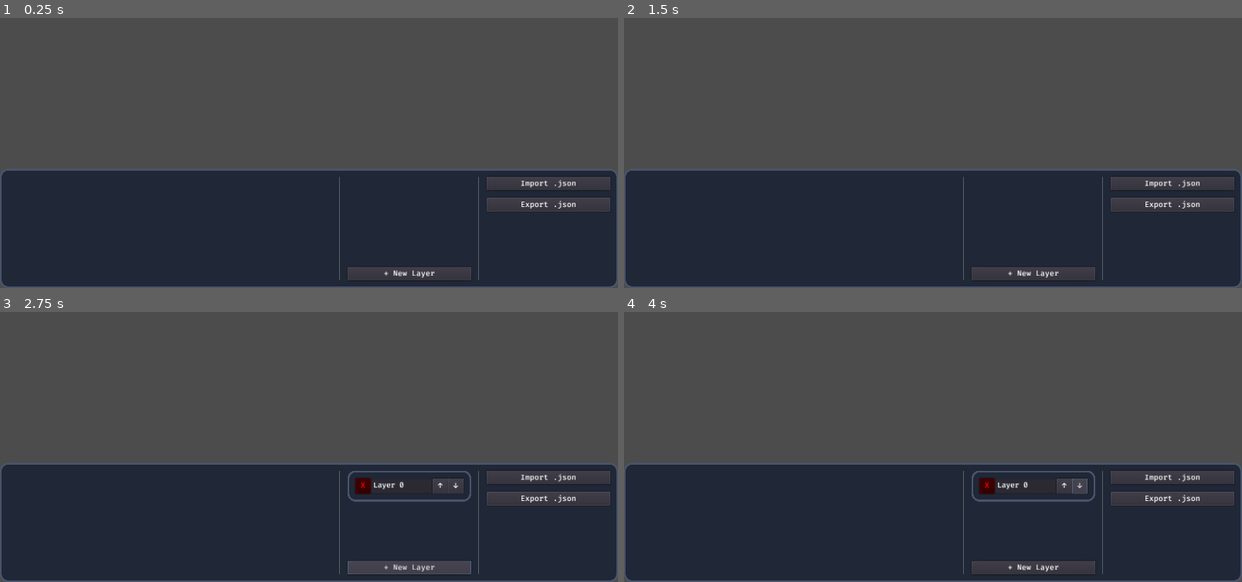
Above: before the commit, frames 1-4 (two rows, left to right).
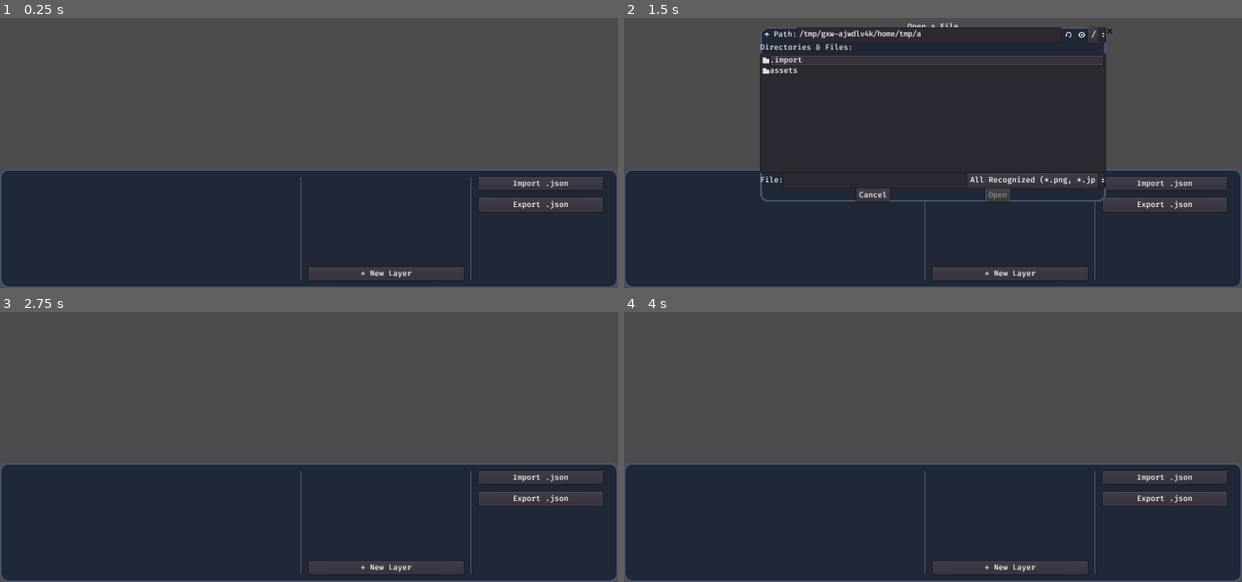
Above: after the commit, the same moments.

Repository: arcaneenergy/tilemap-level-editor
Game: Godot game, scene res://node.tscn
Two runs of this game, one before a commit and one after it. Both use one fixed random seed, a clock stepped at 60 frames per second and the inputs below.
Inputs (mouse positions are in pixels of both pictures, inside the frame that each line leads up to):
- Up to frame 1 (0.25 s): no input
- Up to frame 2 (1.5 s): click "+ New Layer" at 0.5 s; click (988, 190) at 1.25 s, where only the run before the commit has a clickable "X"
- Up to frame 3 (2.75 s): click "+ New Layer" at 2 s
- Up to frame 4 (4 s): click (1062, 484) at 2.75 s, where only the run before the commit has a clickable "↑"; click (1081, 484) at 3.5 s, where only the run before the commit has a clickable "↓"

The runs differ from the first frame. In frame 1, 1.1% of the frame differs, in the area x 48-99%, y 58-98%; in frame 2, 32%, in the area x 22-99%, y 1-98%; in frame 3, 1.9%; in frame 4, 1.8%.

Commit message:
GUI changes

Diff:
--- a/layer.tscn
+++ b/layer.tscn
@@ -4,11 +4,20 @@
 margin_right = 256.0
 margin_bottom = 64.0
 rect_min_size = Vector2( 0, 64 )
+input_pass_on_modal_close_click = false
 size_flags_horizontal = 3
+
+[node name="LabelIndex" type="Label" parent="."]
+margin_left = 4.0
+margin_top = 4.0
+margin_right = 45.0
+margin_bottom = 18.0
+input_pass_on_modal_close_click = false
 
 [node name="MarginContainer" type="MarginContainer" parent="."]
 anchor_right = 1.0
 anchor_bottom = 1.0
+input_pass_on_modal_close_click = false
 custom_constants/margin_right = 16
 custom_constants/margin_top = 16
 custom_constants/margin_left = 16
@@ -19,31 +28,50 @@
 margin_top = 16.0
 margin_right = 240.0
 margin_bottom = 48.0
+input_pass_on_modal_close_click = false
 
-[node name="ButtonDelete" type="Button" parent="MarginContainer/HBoxContainer"]
-self_modulate = Color( 1, 0, 0, 1 )
+[node name="CheckBox" type="CheckBox" parent="MarginContainer/HBoxContainer"]
 margin_right = 32.0
 margin_bottom = 32.0
-rect_min_size = Vector2( 32, 32 )
-text = "X"
+rect_min_size = Vector2( 32, 0 )
+focus_mode = 0
+input_pass_on_modal_close_click = false
 
 [node name="Name" type="LineEdit" parent="MarginContainer/HBoxContainer"]
 margin_left = 36.0
+margin_right = 116.0
+margin_bottom = 32.0
+focus_mode = 1
+input_pass_on_modal_close_click = false
+size_flags_horizontal = 3
+size_flags_vertical = 3
+caret_blink = true
+caret_blink_speed = 0.5
+
+[node name="ButtonUp" type="Button" parent="MarginContainer/HBoxContainer"]
+margin_left = 120.0
 margin_right = 152.0
 margin_bottom = 32.0
-size_flags_horizontal = 3
-size_flags_vertical = 3
+rect_min_size = Vector2( 32, 32 )
+focus_mode = 0
+input_pass_on_modal_close_click = false
+text = "↑"
 
-[node name="ButtonUp" type="Button" parent="MarginContainer/HBoxContainer"]
+[node name="ButtonDown" type="Button" parent="MarginContainer/HBoxContainer"]
 margin_left = 156.0
 margin_right = 188.0
 margin_bottom = 32.0
 rect_min_size = Vector2( 32, 32 )
-text = "↑"
+focus_mode = 0
+input_pass_on_modal_close_click = false
+text = "↓"
 
-[node name="ButtonDown" type="Button" parent="MarginContainer/HBoxContainer"]
+[node name="ButtonDelete" type="Button" parent="MarginContainer/HBoxContainer"]
+self_modulate = Color( 1, 0, 0, 1 )
 margin_left = 192.0
 margin_right = 224.0
 margin_bottom = 32.0
 rect_min_size = Vector2( 32, 32 )
-text = "↓"
+focus_mode = 0
+input_pass_on_modal_close_click = false
+text = "X"
--- a/node.gd
+++ b/node.gd
@@ -7,6 +7,7 @@
 onready var _layer_container: Control = $"%Layers"
 onready var _fd_import: FileDialog = $"%FileDialogImportJson"
 onready var _fd_export: FileDialog = $"%FileDialogExportJson"
+onready var _fd_new_layer: FileDialog = $"%FileDialogNewLayer"
 
 var _initial_drag_pos: Vector2
 var _layers := []
@@ -52,24 +53,33 @@
 		_camera.zoom += Vector2.ONE * 0.01
 
 func _on_ButtonNewLayer_pressed() -> void:
-	var layer := preload("res://layer.tscn").instance()
-	layer.get_node("MarginContainer/HBoxContainer/ButtonDelete").connect("pressed", self, "_on_Layer_deleted", [layer])
-	layer.get_node("MarginContainer/HBoxContainer/Name").text = "Layer %d" % _layer_container.get_child_count()
-	layer.get_node("MarginContainer/HBoxContainer/ButtonUp").connect("pressed", self, "_on_Layer_moved_up", [layer])
-	layer.get_node("MarginContainer/HBoxContainer/ButtonDown").connect("pressed", self, "_on_Layer_moved_down", [layer])
-	_layer_container.add_child(layer)
+	_fd_new_layer.popup()
+
+func _on_Layer_toggled(layer: Control) -> void:
+	pass
+
+func _on_Layer_moved_up(layer: Control) -> void:
+	if layer.get_index() - 1 >= 0:
+		_layer_container.move_child(layer, layer.get_index() - 1)
+
+	_update_layers()
+
+func _on_Layer_moved_down(layer: Control) -> void:
+	if layer.get_index() + 1 < _layer_container.get_child_count():
+		_layer_container.move_child(layer, layer.get_index() + 1)
+
+	_update_layers()
+
+func _update_layers() -> void:
+	var i := 1
+	for l in _layer_container.get_children():
+		l.get_node("LabelIndex").text = "#%d" % i
+		i += 1
 
 func _on_Layer_deleted(layer: Control) -> void:
 	_layer_container.remove_child(layer)
 	layer.queue_free()
-
-func _on_Layer_moved_up(layer: Control) -> void:
-	if layer.get_index() - 1 > 0:
-		_layer_container.move_child(layer, layer.get_index() - 1)
-
-func _on_Layer_moved_down(layer: Control) -> void:
-	if layer.get_index() + 1 < _layer_container.get_child_count():
-		_layer_container.move_child(layer, layer.get_index() + 1)
+	_update_layers()
 
 func _on_ButtonImport_pressed() -> void:
 	_fd_import.popup()
@@ -82,3 +92,13 @@
 
 func _on_FileDialogExportJson_file_selected(path: String) -> void:
 	pass
+
+func _on_FileDialogNewLayer_file_selected(path: String) -> void:
+	var layer := preload("res://layer.tscn").instance()
+	layer.get_node("MarginContainer/HBoxContainer/CheckBox").connect("toggled", self, "_on_Layer_toggled", [layer])
+	layer.get_node("MarginContainer/HBoxContainer/Name").text = "Layer %d" % _layer_container.get_child_count()
+	layer.get_node("MarginContainer/HBoxContainer/ButtonUp").connect("pressed", self, "_on_Layer_moved_up", [layer])
+	layer.get_node("MarginContainer/HBoxContainer/ButtonDown").connect("pressed", self, "_on_Layer_moved_down", [layer])
+	layer.get_node("MarginContainer/HBoxContainer/ButtonDelete").connect("pressed", self, "_on_Layer_deleted", [layer])
+	_layer_container.add_child(layer)
+	_update_layers()
--- a/node.tscn
+++ b/node.tscn
@@ -491,6 +491,7 @@
 [node name="Control" type="Control" parent="CanvasLayer"]
 anchor_right = 1.0
 anchor_bottom = 1.0
+input_pass_on_modal_close_click = false
 theme = SubResource( 3 )
 
 [node name="Panel" type="Panel" parent="CanvasLayer/Control"]
@@ -498,10 +499,12 @@
 anchor_right = 1.0
 anchor_bottom = 1.0
 margin_top = -247.0
+input_pass_on_modal_close_click = false
 
 [node name="MarginContainer" type="MarginContainer" parent="CanvasLayer/Control/Panel"]
 anchor_right = 1.0
 anchor_bottom = 1.0
+input_pass_on_modal_close_click = false
 custom_constants/margin_right = 16
 custom_constants/margin_top = 16
 custom_constants/margin_left = 16
@@ -512,71 +515,92 @@
 margin_top = 16.0
 margin_right = 1264.0
 margin_bottom = 231.0
+input_pass_on_modal_close_click = false
 custom_constants/separation = 16
 
 [node name="ScrollContainer" type="ScrollContainer" parent="CanvasLayer/Control/Panel/MarginContainer/HBoxContainer"]
-margin_right = 672.0
+margin_right = 592.0
 margin_bottom = 215.0
+input_pass_on_modal_close_click = false
 size_flags_horizontal = 3
 
 [node name="TilesetContainer" type="HFlowContainer" parent="CanvasLayer/Control/Panel/MarginContainer/HBoxContainer/ScrollContainer"]
 unique_name_in_owner = true
-margin_right = 672.0
+margin_right = 592.0
+input_pass_on_modal_close_click = false
 size_flags_horizontal = 3
 custom_constants/vseparation = 16
 custom_constants/hseparation = 16
 
 [node name="VSeparator" type="VSeparator" parent="CanvasLayer/Control/Panel/MarginContainer/HBoxContainer"]
-margin_left = 688.0
-margin_right = 688.0
+margin_left = 608.0
+margin_right = 608.0
 margin_bottom = 215.0
+input_pass_on_modal_close_click = false
 
 [node name="VBoxContainer3" type="VBoxContainer" parent="CanvasLayer/Control/Panel/MarginContainer/HBoxContainer"]
-margin_left = 704.0
+margin_left = 624.0
+margin_right = 944.0
+margin_bottom = 215.0
+rect_min_size = Vector2( 320, 0 )
+input_pass_on_modal_close_click = false
+custom_constants/separation = 16
+
+[node name="ScrollContainer" type="ScrollContainer" parent="CanvasLayer/Control/Panel/MarginContainer/HBoxContainer/VBoxContainer3"]
+margin_right = 320.0
+margin_bottom = 171.0
+input_pass_on_modal_close_click = false
+size_flags_vertical = 3
+
+[node name="Layers" type="VBoxContainer" parent="CanvasLayer/Control/Panel/MarginContainer/HBoxContainer/VBoxContainer3/ScrollContainer"]
+unique_name_in_owner = true
+margin_right = 320.0
+input_pass_on_modal_close_click = false
+size_flags_horizontal = 3
+custom_constants/separation = 16
+
+[node name="ButtonNewLayer" type="Button" parent="CanvasLayer/Control/Panel/MarginContainer/HBoxContainer/VBoxContainer3"]
+margin_top = 187.0
+margin_right = 320.0
+margin_bottom = 215.0
+focus_mode = 0
+input_pass_on_modal_close_click = false
+text = "+ New Layer"
+
+[node name="VSeparator2" type="VSeparator" parent="CanvasLayer/Control/Panel/MarginContainer/HBoxContainer"]
+margin_left = 960.0
 margin_right = 960.0
 margin_bottom = 215.0
-rect_min_size = Vector2( 256, 0 )
-custom_constants/separation = 16
-
-[node name="ScrollContainer" type="ScrollContainer" parent="CanvasLayer/Control/Panel/MarginContainer/HBoxContainer/VBoxContainer3"]
-margin_right = 256.0
-margin_bottom = 171.0
-size_flags_vertical = 3
-
-[node name="Layers" type="VBoxContainer" parent="CanvasLayer/Control/Panel/MarginContainer/HBoxContainer/VBoxContainer3/ScrollContainer"]
-unique_name_in_owner = true
-margin_right = 256.0
-size_flags_horizontal = 3
-custom_constants/separation = 16
-
-[node name="ButtonNewLayer" type="Button" parent="CanvasLayer/Control/Panel/MarginContainer/HBoxContainer/VBoxContainer3"]
-margin_top = 187.0
-margin_right = 256.0
-margin_bottom = 215.0
-text = "+ New Layer"
-
-[node name="VSeparator2" type="VSeparator" parent="CanvasLayer/Control/Panel/MarginContainer/HBoxContainer"]
+input_pass_on_modal_close_click = false
+
+[node name="VBoxContainer" type="VBoxContainer" parent="CanvasLayer/Control/Panel/MarginContainer/HBoxContainer"]
 margin_left = 976.0
-margin_right = 976.0
-margin_bottom = 215.0
-
-[node name="VBoxContainer" type="VBoxContainer" parent="CanvasLayer/Control/Panel/MarginContainer/HBoxContainer"]
-margin_left = 992.0
-margin_right = 1248.0
+margin_right = 1232.0
 margin_bottom = 215.0
 rect_min_size = Vector2( 256, 0 )
+input_pass_on_modal_close_click = false
 custom_constants/separation = 16
 
 [node name="ButtonImport" type="Button" parent="CanvasLayer/Control/Panel/MarginContainer/HBoxContainer/VBoxContainer"]
 margin_right = 256.0
 margin_bottom = 28.0
+focus_mode = 0
+input_pass_on_modal_close_click = false
 text = "Import .json"
 
 [node name="ButtonExport" type="Button" parent="CanvasLayer/Control/Panel/MarginContainer/HBoxContainer/VBoxContainer"]
 margin_top = 44.0
 margin_right = 256.0
 margin_bottom = 72.0
+focus_mode = 0
+input_pass_on_modal_close_click = false
 text = "Export .json"
+
+[node name="HSplitContainer" type="HSplitContainer" parent="CanvasLayer/Control/Panel/MarginContainer/HBoxContainer"]
+margin_left = 1248.0
+margin_right = 1248.0
+margin_bottom = 215.0
+input_pass_on_modal_close_click = false
 
 [node name="FileDialogImportJson" type="FileDialog" parent="CanvasLayer/Control"]
 unique_name_in_owner = true
@@ -588,6 +612,7 @@
 margin_top = -181.0
 margin_right = 358.0
 margin_bottom = 181.0
+input_pass_on_modal_close_click = false
 window_title = "Datei öffnen"
 resizable = true
 mode = 0
@@ -604,9 +629,28 @@
 margin_top = -181.0
 margin_right = 358.0
 margin_bottom = 181.0
+input_pass_on_modal_close_click = false
 window_title = "Datei speichern"
 resizable = true
 access = 2
+show_hidden_files = true
+
+[node name="FileDialogNewLayer" type="FileDialog" parent="CanvasLayer/Control"]
+unique_name_in_owner = true
+anchor_left = 0.5
+anchor_top = 0.5
+anchor_right = 0.5
+anchor_bottom = 0.5
+margin_left = -358.0
+margin_top = -181.0
+margin_right = 358.0
+margin_bottom = 181.0
+input_pass_on_modal_close_click = false
+window_title = "Datei öffnen"
+resizable = true
+mode = 0
+access = 2
+filters = PoolStringArray( "*.png", "*.jpg", "*.jpeg" )
 show_hidden_files = true
 
 [connection signal="pressed" from="CanvasLayer/Control/Panel/MarginContainer/HBoxContainer/VBoxContainer3/ButtonNewLayer" to="." method="_on_ButtonNewLayer_pressed"]
@@ -614,3 +658,4 @@
 [connection signal="pressed" from="CanvasLayer/Control/Panel/MarginContainer/HBoxContainer/VBoxContainer/ButtonExport" to="." method="_on_ButtonExport_pressed"]
 [connection signal="file_selected" from="CanvasLayer/Control/FileDialogImportJson" to="." method="_on_FileDialogImportJson_file_selected"]
 [connection signal="file_selected" from="CanvasLayer/Control/FileDialogExportJson" to="." method="_on_FileDialogExportJson_file_selected"]
+[connection signal="file_selected" from="CanvasLayer/Control/FileDialogNewLayer" to="." method="_on_FileDialogNewLayer_file_selected"]
